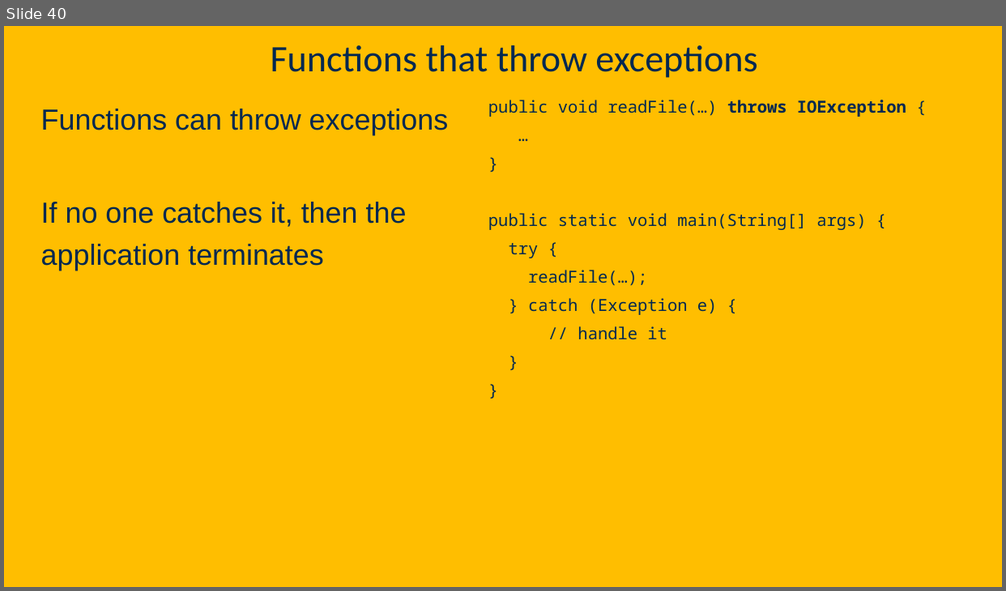
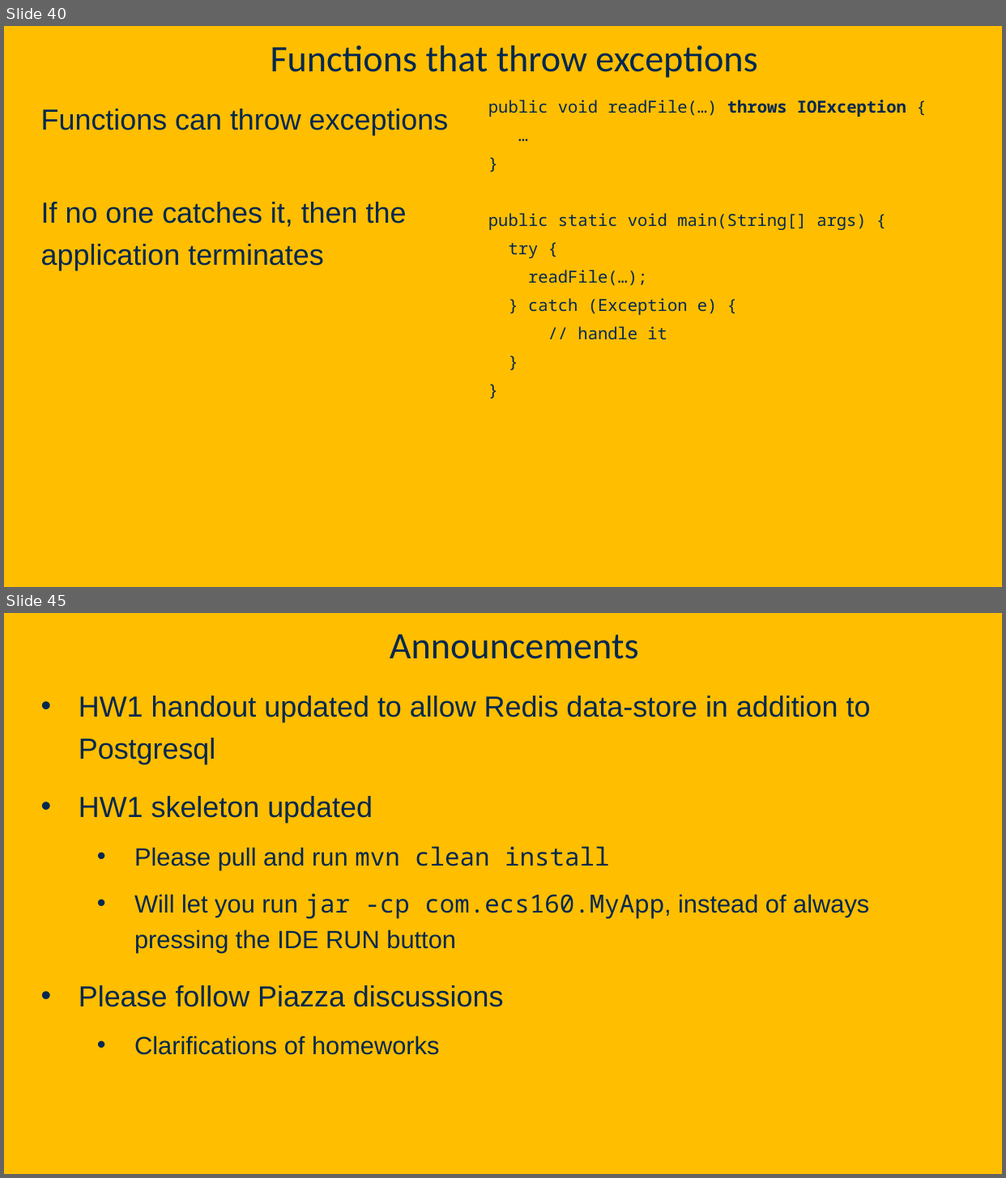
Before and after one commit to davsec-teaching/ECS160-Winter2025, a slide deck: slides/3_object_oriented_fundamentals.pptx. Shown one above the other, each under a label of ours: slide 40 before the commit, slides 40 and 45 after it; the slides between them are not shown. The pictures are 1006x591 and 1006x1178 pixels, drawn with LibreOffice and Linux fonts; fonts in the diff are those of the drawing; background and template pictures are left out. Boxes give left, top, right and bottom in pixels: in the first picture for what was removed or moved away, otherwise in the second. Text is boxed around its words. In the diff, an @@ line names an element or a change of style, - is before the commit and + after.

Commit message:
Added Redis slides, updated OO slides

```diff
--- a/slides/3_object_oriented_fundamentals.pptx
+++ b/slides/3_object_oriented_fundamentals.pptx
@@ slide 45 added at (4,613,1002,1174), background picture (left out) @@
@@ title added at (390,634,639,659), 36 pt, text #022850 @@
+Announcements
@@ text added at (79,696,871,1055), 24 pt, text #022850 @@
+• HW1 handout updated to allow Redis data-store in addition to Postgresql
+• HW1 skeleton updated
+  • Please pull and run mvn clean install
+  • Will let you run jar -cp com.ecs160.MyApp, instead of always pressing the IDE RUN button
+• Please follow Piazza discussions
+  • Clarifications of homeworks
```
Also in this commit, not shown: 13 other slides added, 2 other files.
